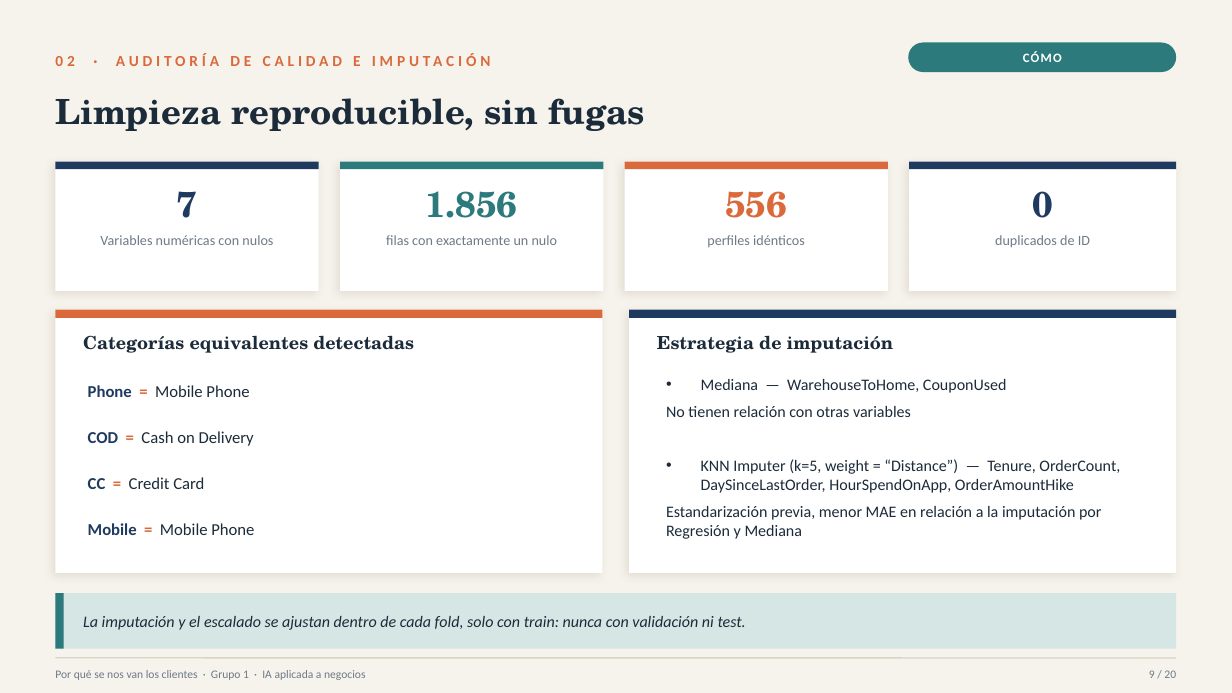
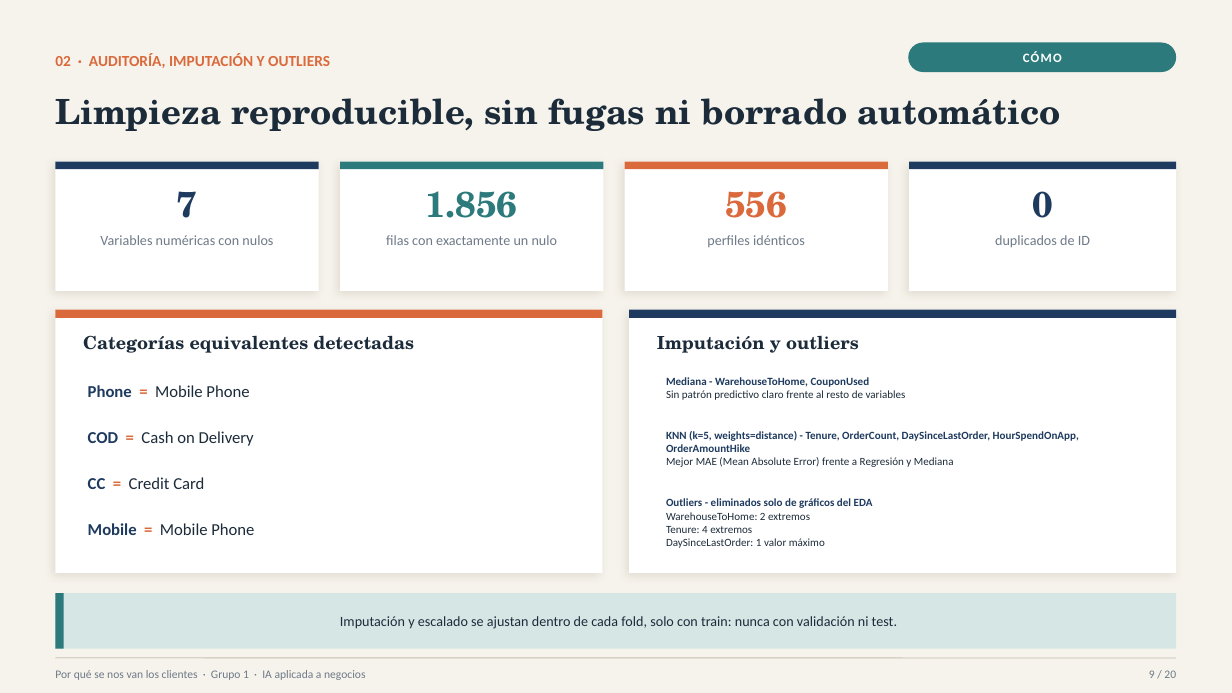
Before and after one commit to FelipeTamaki/TP_IA_aplicada_a_negocios_churn_Grupo1, a slide deck: slide 8 of Presentacion_Final_Churn_Grupo1.pptx. Drawn at 1232x693 pixels with LibreOffice and Linux fonts; fonts in the diff are those of the drawing. Boxes give left, top, right and bottom in pixels: in the first picture for what was removed or moved away, otherwise in the second. Text is boxed around its words. In the diff, an @@ line names an element or a change of style, - is before the commit and + after.

```diff
--- a/Presentacion_Final_Churn_Grupo1.pptx
+++ b/Presentacion_Final_Churn_Grupo1.pptx
@@ text at (55,53,330,68): text changed @@
-02 · AUDITORÍA DE CALIDAD E IMPUTACIÓN
+02 · AUDITORÍA, IMPUTACIÓN Y OUTLIERS
@@ text at (55,98,1061,131): text changed @@
-Limpieza reproducible, sin fugas
+Limpieza reproducible, sin fugas ni borrado automático
@@ text at (657,335,859,353): text changed @@
-Estrategia de imputación
+Imputación y outliers
@@ text at (666,377,1079,548): text changed; size 12.5 to 8.6 pt @@
-• Mediana — WarehouseToHome, CouponUsed
-No tienen relación con otras variables
-• KNN Imputer (k=5, weight = “Distance”) — Tenure, OrderCount, DaySinceLastOrder, HourSpendOnApp, OrderAmountHike
-Estandarización previa, menor MAE en relación a la imputación por Regresión y Mediana
+Mediana - WarehouseToHome, CouponUsed
+Sin patrón predictivo claro frente al resto de variables
+KNN (k=5, weights=distance) - Tenure, OrderCount, DaySinceLastOrder, HourSpendOnApp, OrderAmountHike
+Mejor MAE (Mean Absolute Error) frente a Regresión y Mediana
+Outliers - eliminados solo de gráficos del EDA
+WarehouseToHome: 2 extremos
+Tenure: 4 extremos
+DaySinceLastOrder: 1 valor máximo
@@ text at (340,616,897,629): text changed; size 12.5 to 11 pt; italic off @@
-La imputación y el escalado se ajustan dentro de cada fold, solo con train: nunca con validación ni test.
+Imputación y escalado se ajustan dentro de cada fold, solo con train: nunca con validación ni test.
```
Also in this commit, not shown: 3 other slides changed, 1 other file.
